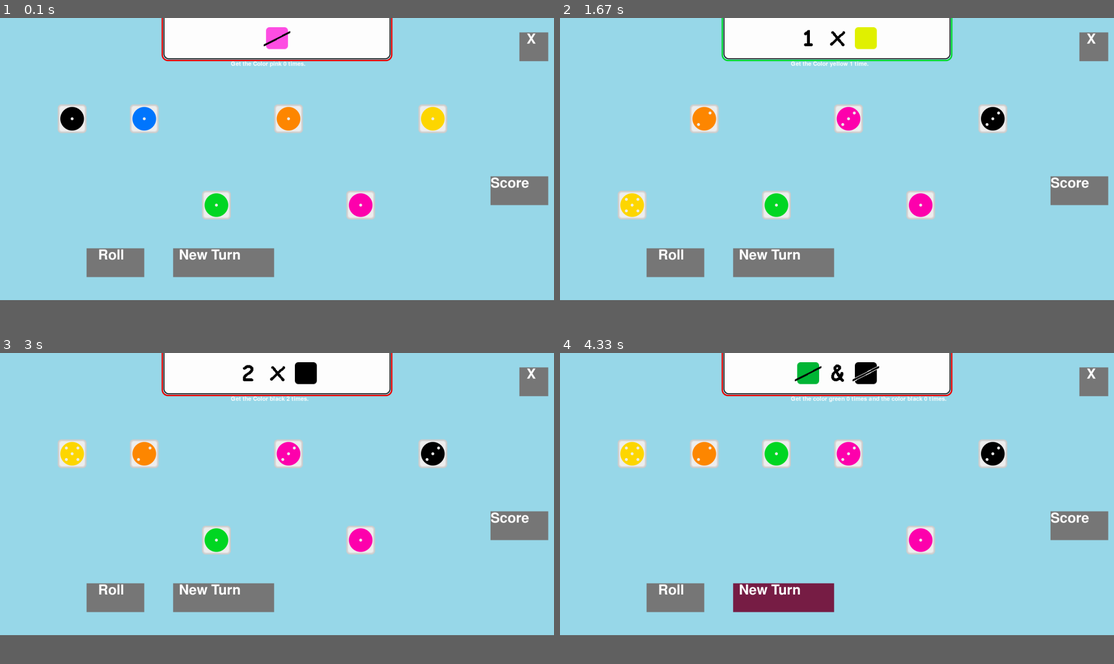
Above: before the commit, frames 1-4 (two rows, left to right).
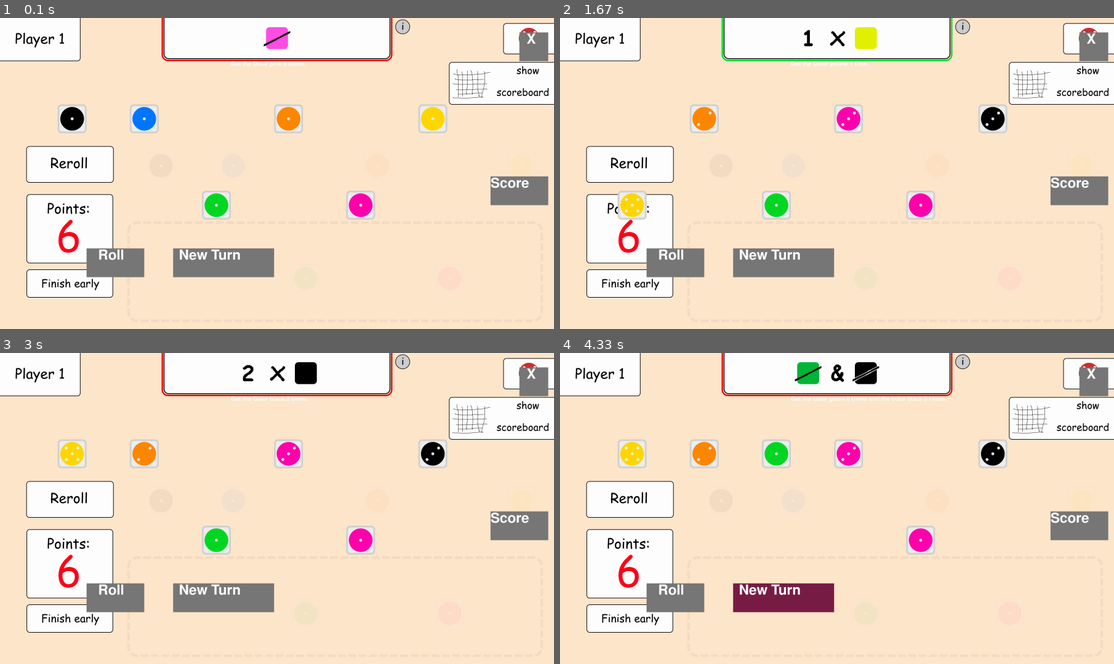
Above: after the commit, the same moments.

Repository: MathiasMeis/PygameKribbeln
Game: pygame game, started from code/mainGameLoop.py
Two runs of this game, one before a commit and one after it. Both use one fixed random seed, a clock stepped at 60 frames per second and the inputs below.
Inputs (mouse positions are in pixels of both pictures, inside the frame that each line leads up to):
- Up to frame 1 (0.1 s): no input
- Up to frame 2 (1.67 s): click "New Turn" at 0.38 s; click "Roll" at 0.72 s; click (632, 117) at 1.05 s; hold Right from 1.33 s (still down)
- Up to frame 3 (3 s): release Right at 1.8 s; click (216, 539) at 1.88 s; click "New Turn" at 2.22 s; click (72, 539) at 2.55 s; click (216, 452) at 2.88 s
- Up to frame 4 (4.33 s): click "New Turn" at 3.22 s; hold Up 3.5-3.97 s; hold Right from 4 s (still down)
In our replay, the window is 900x459 before the commit and 900x506 after it. These sizes can differ from the game's own. Grey fills any space a smaller window leaves; there, only what the larger window draws over its background counts as a difference.

The runs differ from the first frame. In frame 1, 78% of the frame differs, in the area x 0-100%, y 0-91%; in frame 2, 78%; in frame 3, 78%; in frame 4, 78%.

Commit message:
Concept Background ergänzt
Ordner für backgrounds erstellt. sodass zB start-, main- und endscreen
verschieden backgrounds verwenden können. hier ist vorerst ein concept
background enthalten.

Dieser stellt eine genauere anordnung dar. aussehen etc der einzelnen
elemente sind alles andere als final. soll nur als orientierung dienen
kann bei bedarf auskommentiert werden.

Diff:
--- a/code/imageHelper.py
+++ b/code/imageHelper.py
@@ -80,5 +80,8 @@
     def getNameLabel():
         None
 
+    def getBackground(name : str):
+        return ImageHelper.getImage("background", name)
+
     def getImage(folder : str, fileName : str) -> str:
         return f"graphics\{folder}\{fileName}.png"
--- a/code/mainGameLoop.py
+++ b/code/mainGameLoop.py
@@ -6,14 +6,16 @@
 import random
 import game
 from diceRerollHandler import DiceRerollHandler
+from imageHelper import ImageHelper
 
 class Game:
 
     def __init__(self):
         self._running = True
         self.display = None
-        self.size = self.weight, self.height = 1920, 980
-        self.background = pygame.transform.scale(pygame.image.load(os.path.join("assets", "background.png")), self.size)
+        self.size = self.weight, self.height = 1920, 1080
+        #self.background = pygame.transform.scale(pygame.image.load(os.path.join("assets", "background.png")), self.size)
+        self.background = pygame.transform.scale(pygame.image.load(ImageHelper.getBackground("concept")), self.size)
 
 
     def on_init(self):
Binary file added: graphics/background/concept.png
